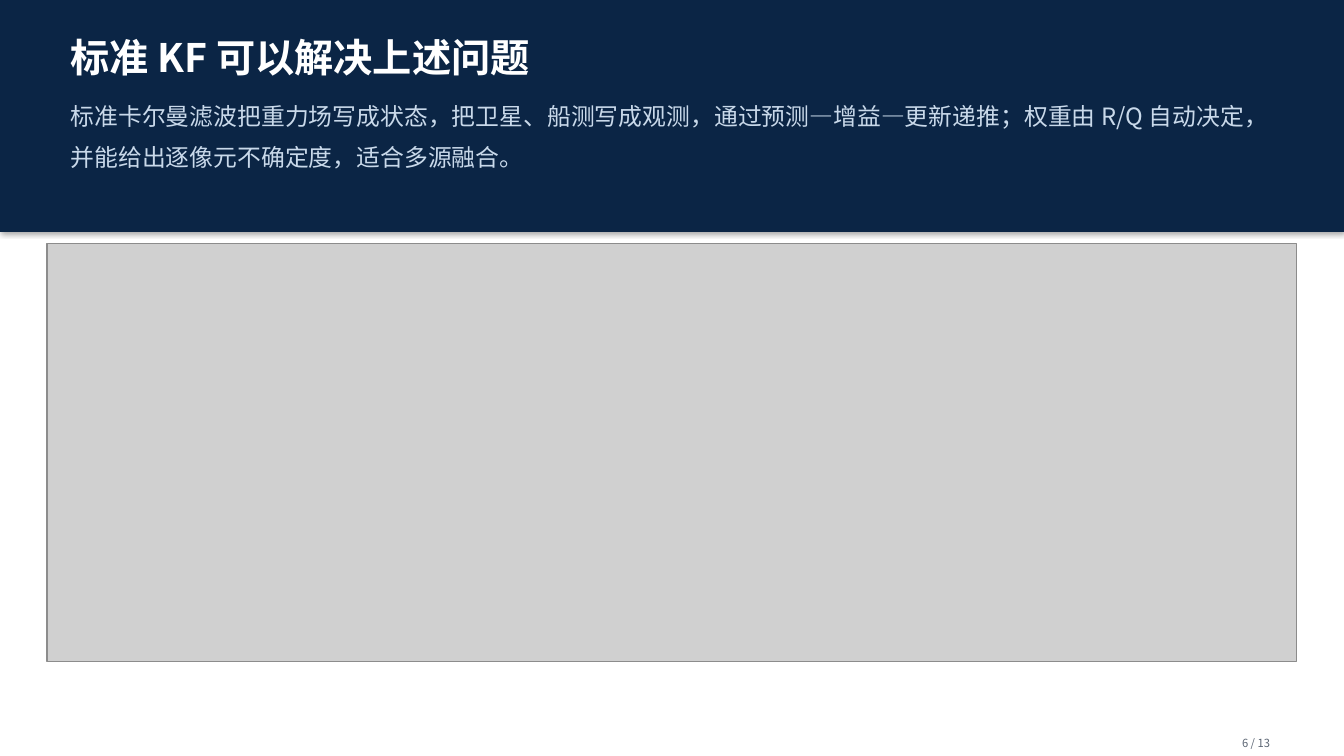
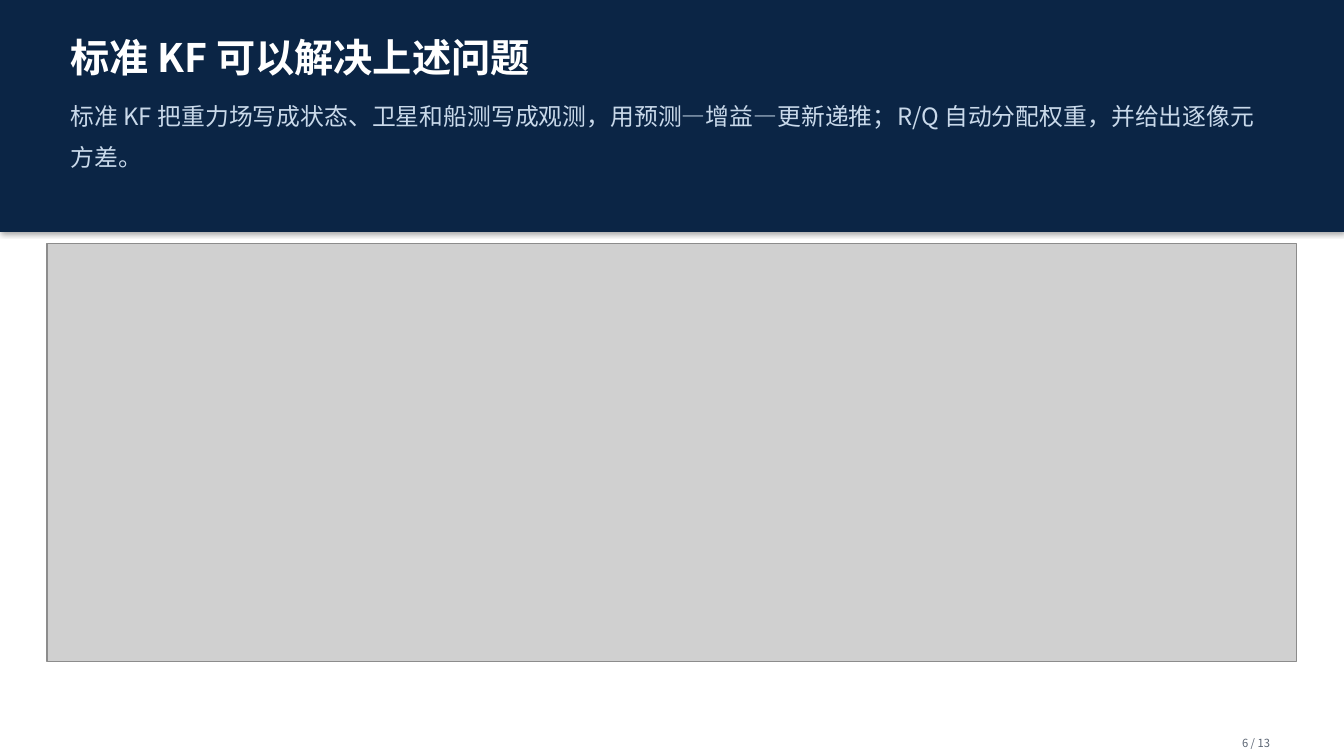
Before and after one commit to shuyunkai/kalman_gravity, a slide deck: slide 6 of ppt/汇报_新结构_13页.pptx. Drawn at 1344x756 pixels with LibreOffice and Linux fonts; fonts in the diff are those of the drawing; grey boxes stand for pictures. Boxes give left, top, right and bottom in pixels: in the first picture for what was removed or moved away, otherwise in the second. Text is boxed around its words. In the diff, an @@ line names an element or a change of style, - is before the commit and + after.

```diff
--- a/ppt/汇报_新结构_13页.pptx
+++ b/ppt/汇报_新结构_13页.pptx
@@ text at (71,105,1254,168): text changed @@
-标准卡尔曼滤波把重力场写成状态，把卫星、船测写成观测，通过预测—增益—更新递推；权重由 R/Q 自动决定，并能给出逐像元不确定度，适合多源融合。
+标准 KF 把重力场写成状态、卫星和船测写成观测，用预测—增益—更新递推；R/Q 自动分配权重，并给出逐像元方差。
```
Also in this commit, not shown: 11 other slides changed, 1 other file.
